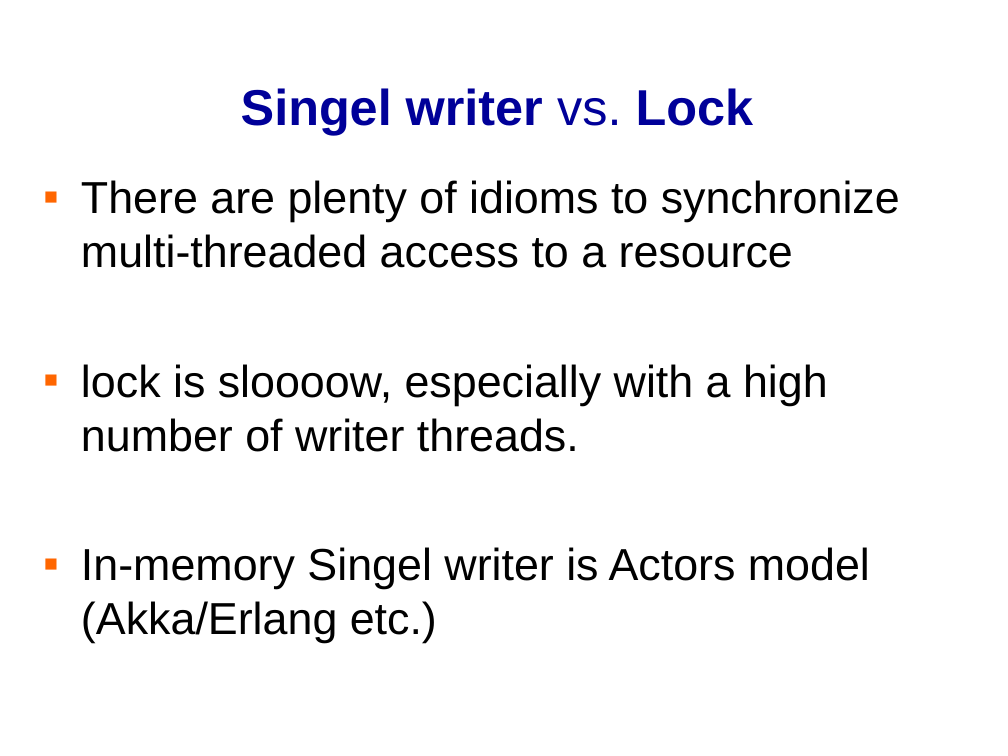
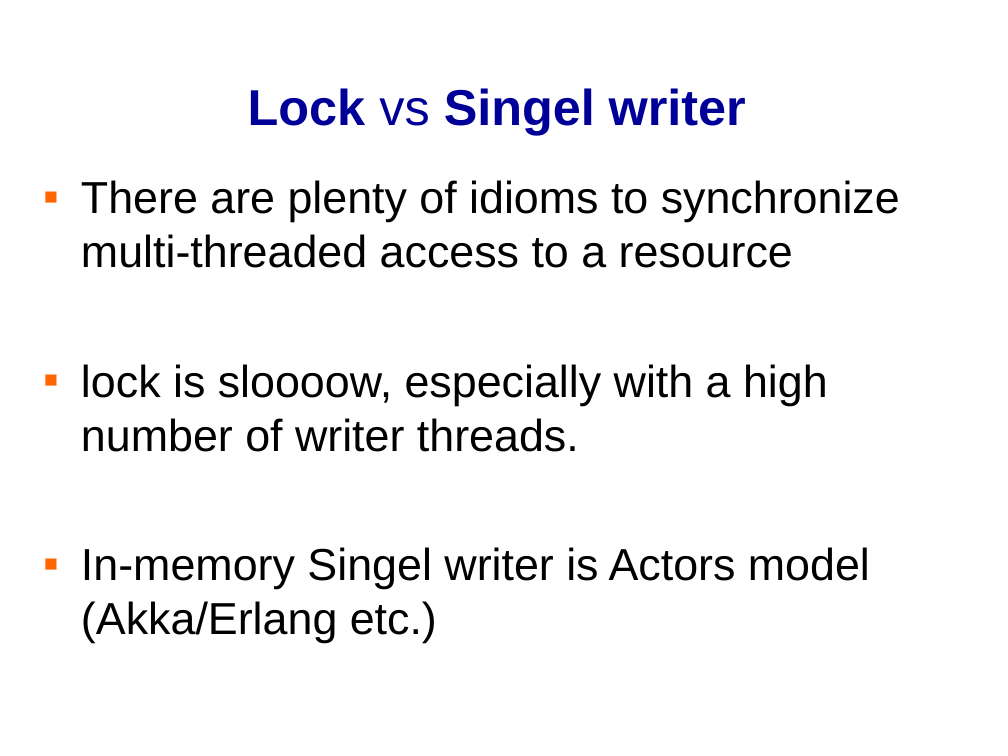
Before and after one commit to banq/banq.github.io, a slide deck: slide 12 of JdonFramework.ppt. Drawn at 1008x756 pixels with LibreOffice and Linux fonts; fonts in the diff are those of the drawing; background and template pictures are left out. Boxes give left, top, right and bottom in pixels: in the first picture for what was removed or moved away, otherwise in the second. Text is boxed around its words. In the diff, an @@ line names an element or a change of style, - is before the commit and + after.

```diff
--- a/JdonFramework.ppt
+++ b/JdonFramework.ppt
@@ title at <box>248,88,746,134</box>: text changed @@
-Singel writer vs. Lock
+Lock vs Singel writer
```
Also in this commit, not shown: 5 other slides changed, 5 slides added, 1 slide removed.
